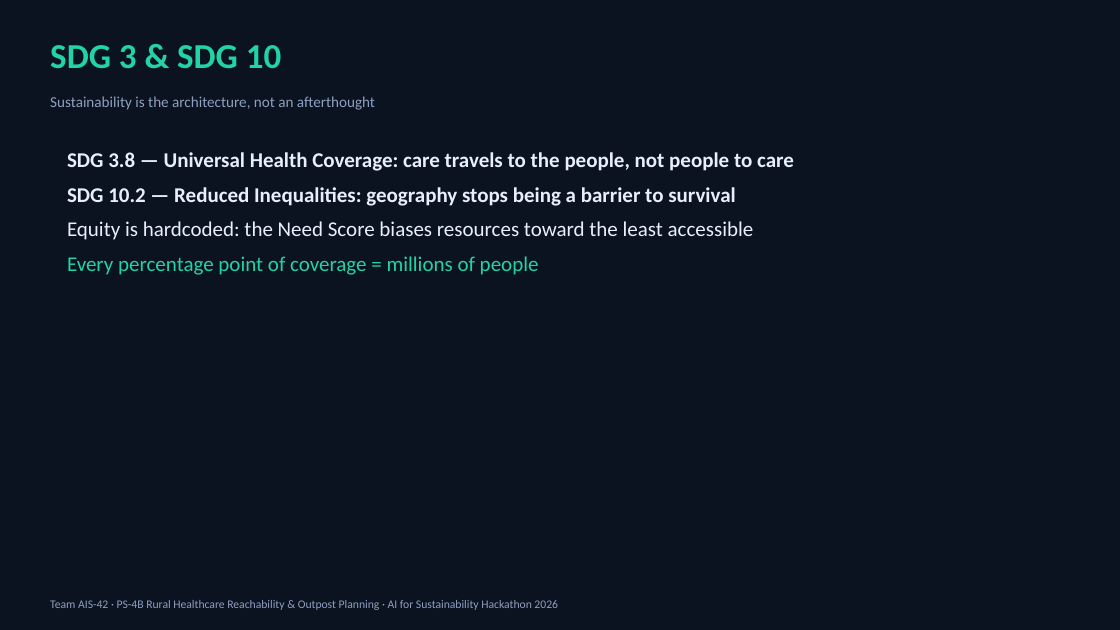
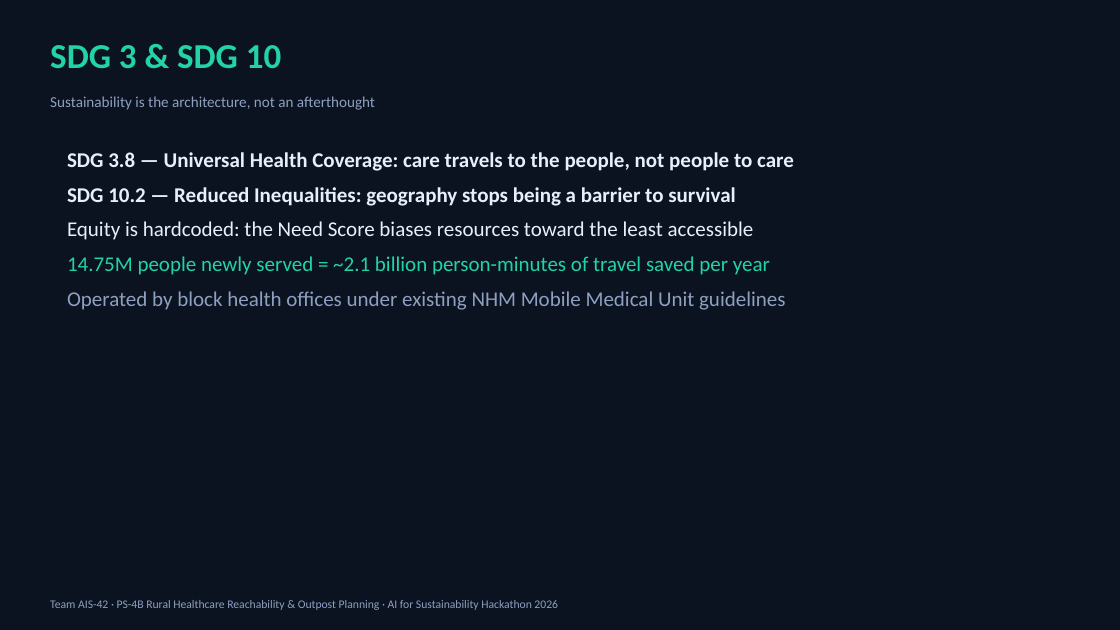
Before and after one commit to hambubs/ais42-healthoutreach, a slide deck: slide 11 of deck/AIS-42_PS-4B.pptx. Drawn at 1120x630 pixels with LibreOffice and Linux fonts; fonts in the diff are those of the drawing. Boxes give left, top, right and bottom in pixels: in the first picture for what was removed or moved away, otherwise in the second. Text is boxed around its words. In the diff, an @@ line names an element or a change of style, - is before the commit and + after.

Commit message:
fix(final): supply popup no fake zeros, 25km label fix, all docs aligned with actual UI, deck 7 modes + sustainability numbers, all audits addressed

```diff
--- a/deck/AIS-42_PS-4B.pptx
+++ b/deck/AIS-42_PS-4B.pptx
@@ text at (67,256,785,310): text changed; text colour #22D3A7 to #8EA0C0 @@
-Every percentage point of coverage = millions of people
+14.75M people newly served = ~2.1 billion person-minutes of travel saved per year
+Operated by block health offices under existing NHM Mobile Medical Unit guidelines
```
Also in this commit, not shown: 10 other files.
